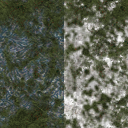
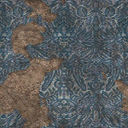
Comparing the layer stacks of the two 128x128 images. Changes:
hid group "y (grass)" (2 layers) over <box>0,0,128,128</box>
showed group "y (rips)" (2 layers) over <box>0,0,128,128</box>
painted on "Background" over <box>64,0,128,128</box>
